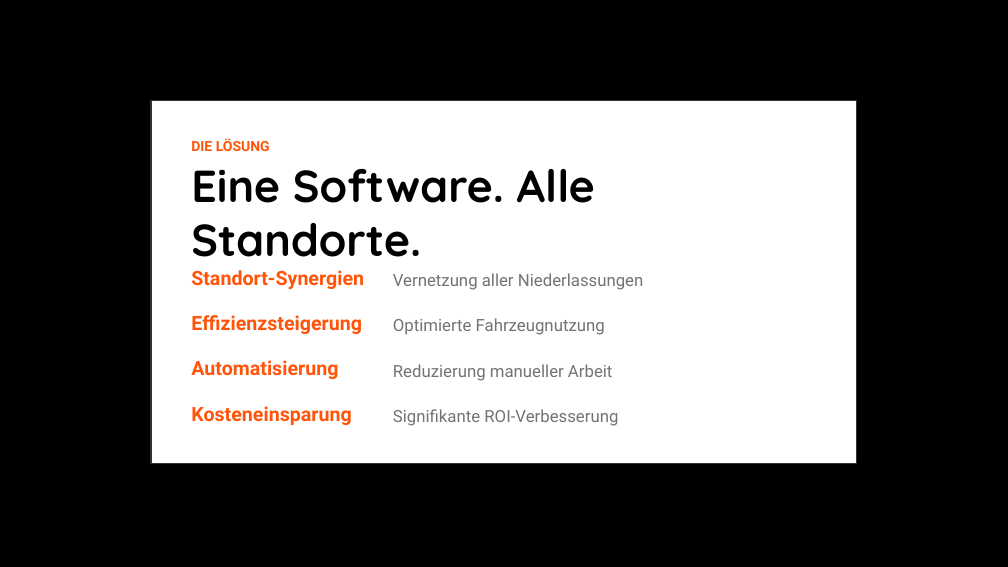
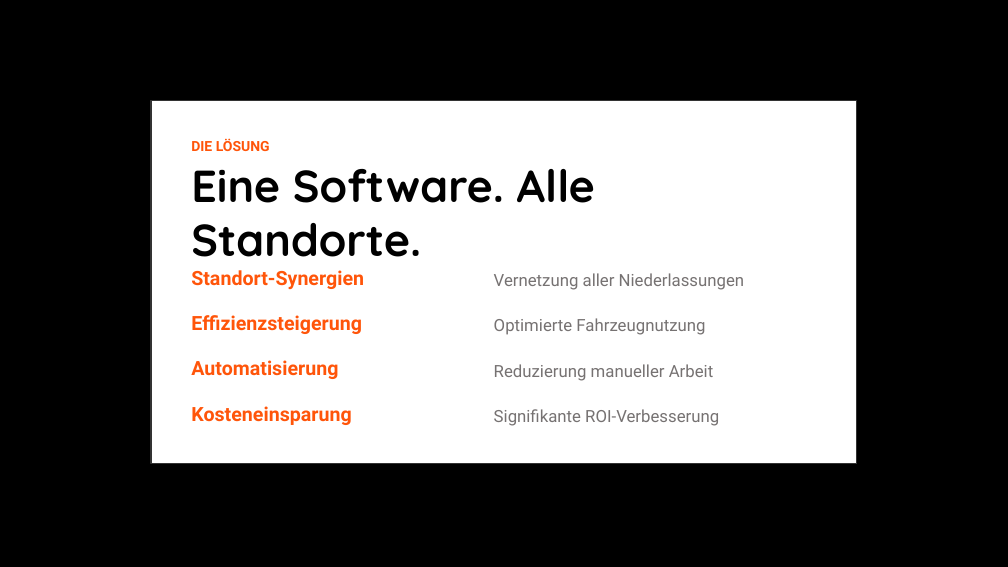
Before and after one commit to 0verhead/fahrerplanung-presentation, a slide deck: slide 3 of output/04-split-composition.pptx. Drawn at 1008x567 pixels with LibreOffice and Linux fonts; fonts in the diff are those of the drawing. Boxes give left, top, right and bottom in pixels: in the first picture for what was removed or moved away, otherwise in the second. Text is boxed around its words. In the diff, an @@ line names an element or a change of style, - is before the commit and + after.

```diff
--- a/output/04-split-composition.pptx
+++ b/output/04-split-composition.pptx
@@ text "Vernetzung aller Niederlassungen" moved from (x1=393, y1=273, x2=644, y2=290) to (x1=494, y1=273, x2=745, y2=290) @@
@@ text "Optimierte Fahrzeugnutzung" moved from (x1=393, y1=318, x2=605, y2=335) to (x1=494, y1=318, x2=705, y2=335) @@
@@ text "Reduzierung manueller Arbeit" moved from (x1=393, y1=364, x2=612, y2=381) to (x1=494, y1=364, x2=713, y2=381) @@
@@ text "Signifikante ROI-Verbesserung" moved from (x1=393, y1=409, x2=618, y2=426) to (x1=494, y1=409, x2=719, y2=426) @@
```
Also in this commit, not shown: 5 other files.
